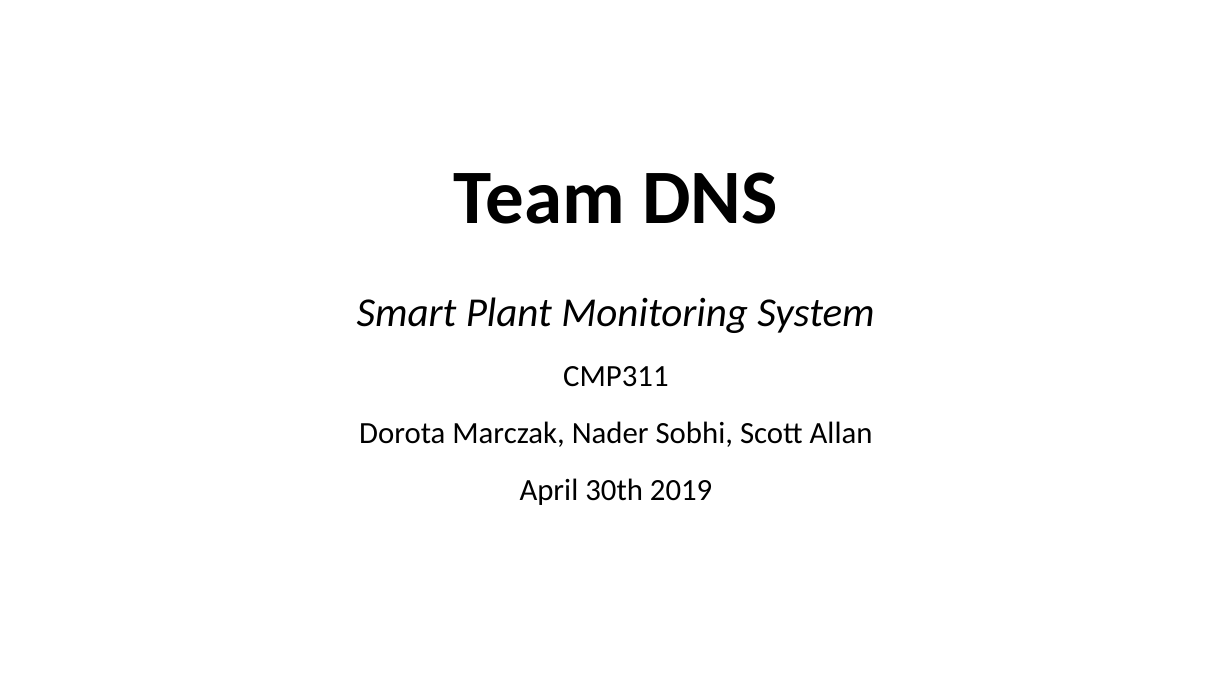
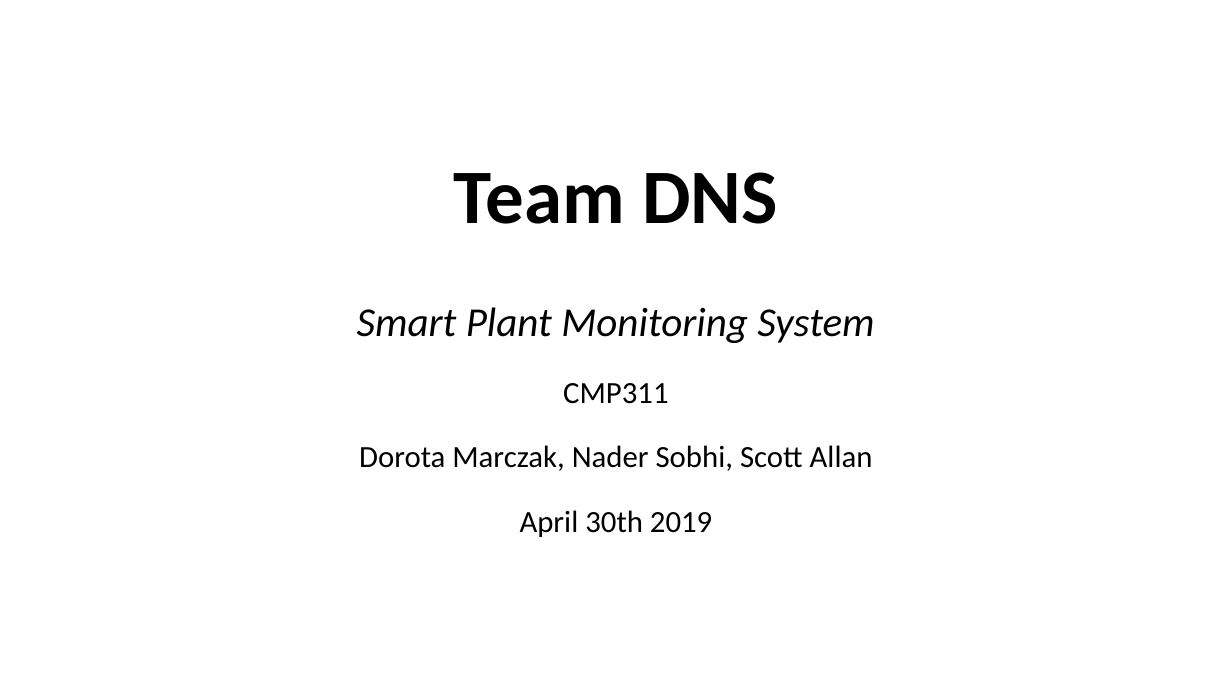
Before and after one commit to scoall/smart-plant, a slide deck: slide 1 of CMP311Presentation.pptx. Drawn at 1232x693 pixels with LibreOffice and Linux fonts; fonts in the diff are those of the drawing. Boxes give left, top, right and bottom in pixels: in the first picture for what was removed or moved away, otherwise in the second. Text is boxed around its words. In the diff, an @@ line names an element or a change of style, - is before the commit and + after.

Commit message:
nader present

```diff
--- a/CMP311Presentation.pptx
+++ b/CMP311Presentation.pptx
@@ subtitle "Smart Plant Monitoring System" at [357, 307, 874, 537]: line spacing 1.2 to 1.4 @@
```
Also in this commit, not shown: 7 other slides changed.
